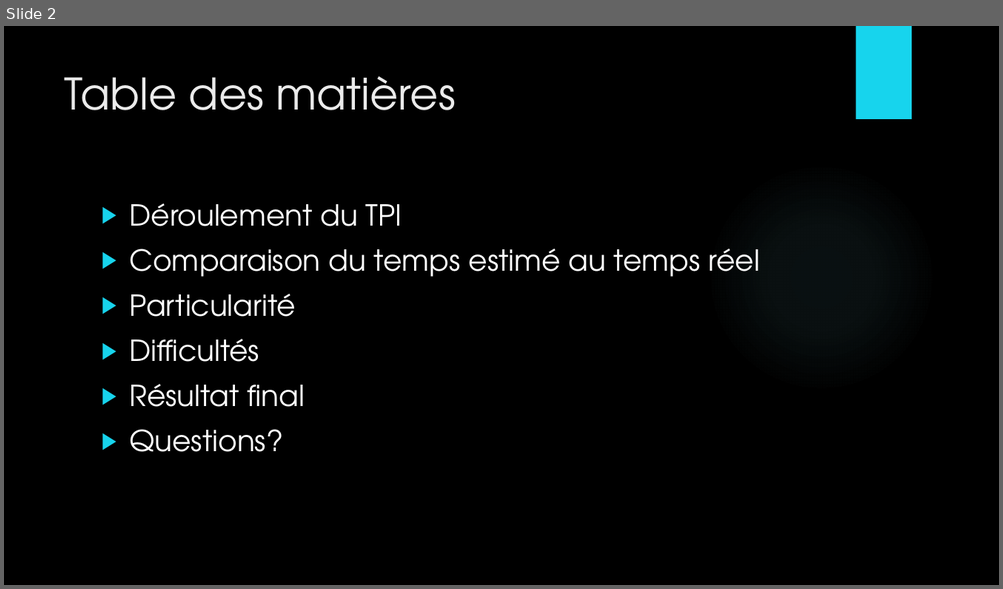
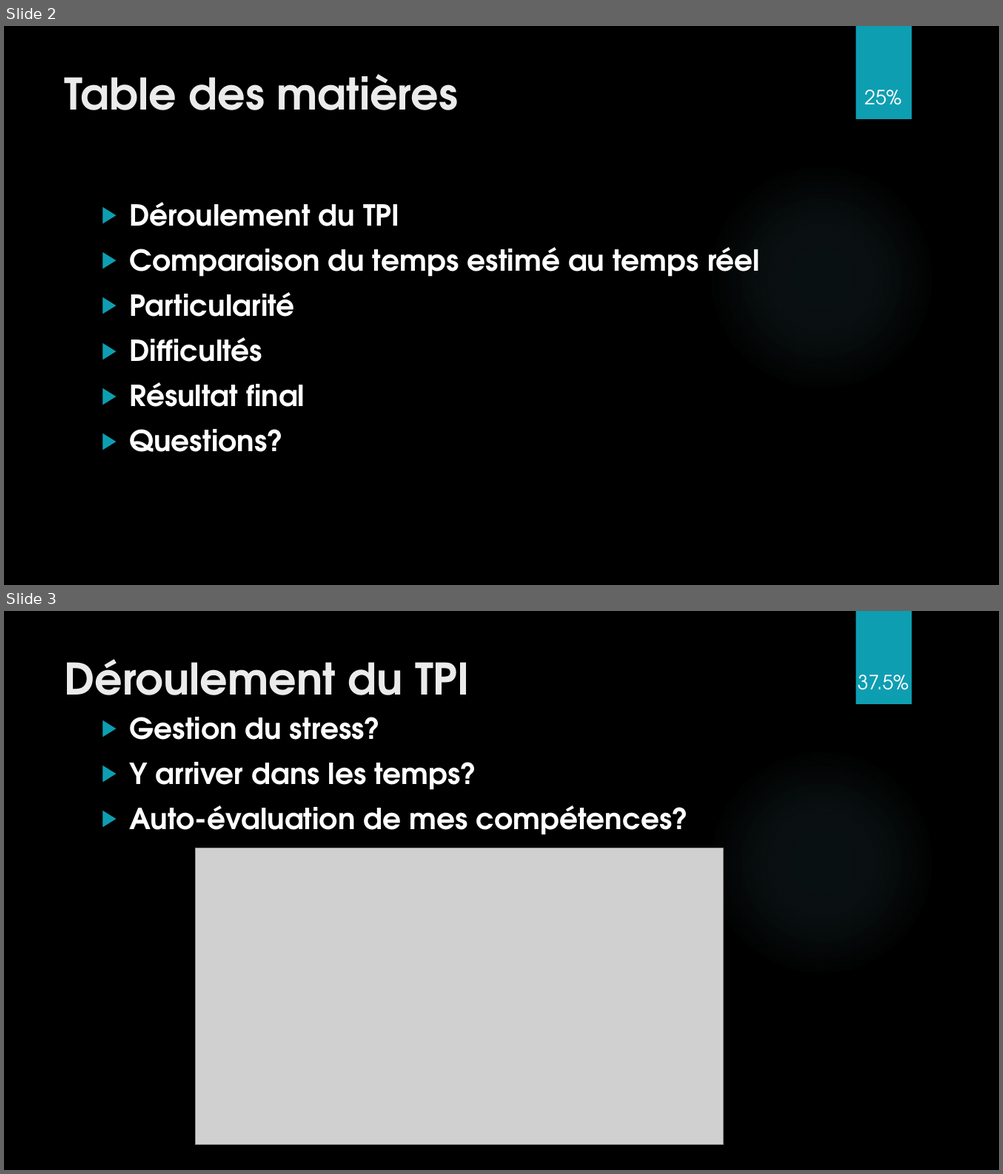
Before and after one commit to Daxank/TPI, a slide deck: TPI_Multiplix_presentation.pptx. Shown one above the other, each under a label of ours: slide 2 before the commit, slides 2 and 3 after it. The pictures are 1003x589 and 1003x1174 pixels, drawn with LibreOffice and Linux fonts; fonts in the diff are those of the drawing; grey boxes stand for pictures; background and template pictures are left out. Boxes give left, top, right and bottom in pixels: in the first picture for what was removed or moved away, otherwise in the second. Text is boxed around its words. In the diff, an @@ line names an element or a change of style, - is before the commit and + after.

```diff
--- a/TPI_Multiplix_presentation.pptx
+++ b/TPI_Multiplix_presentation.pptx
@@ slide 3 added at (x1=4, y1=611, x2=999, y2=1170), background picture (left out); not listed: 2 template elements that a slide beside it also shows @@
@@ title added at (x1=64, y1=659, x2=469, y2=695), 42 pt, text #EBEBEB, bold @@
+Déroulement du TPI
@@ text added at (x1=857, y1=675, x2=908, y2=690), 19 pt, text #FFFFFF @@
+37.5%
@@ text added at (x1=130, y1=717, x2=688, y2=835), 28 pt, text #FFFFFF, bold @@
+▶ Gestion du stress?
+▶ Y arriver dans les temps?
+▶ Auto-évaluation de mes compétences?
@@ picture added at (x1=195, y1=849, x2=723, y2=1145) @@
@@ slide 2 changed as well @@
@@ rectangle at (x1=855, y1=26, x2=911, y2=119): fill #17D4ED to #0E9EB2 @@
@@ title "Table des matières" at (x1=64, y1=74, x2=458, y2=110): bold on @@
@@ page number added at (x1=864, y1=90, x2=901, y2=105), 19 pt, text #FFFFFF @@
+25%
@@ text "Déroulement du TPI" at (x1=130, y1=202, x2=760, y2=452): bold on; bullet colour #17D4ED to #0E9EB2 @@
```
Also in this commit, not shown: 1 other slide changed, 5 other slides added.
